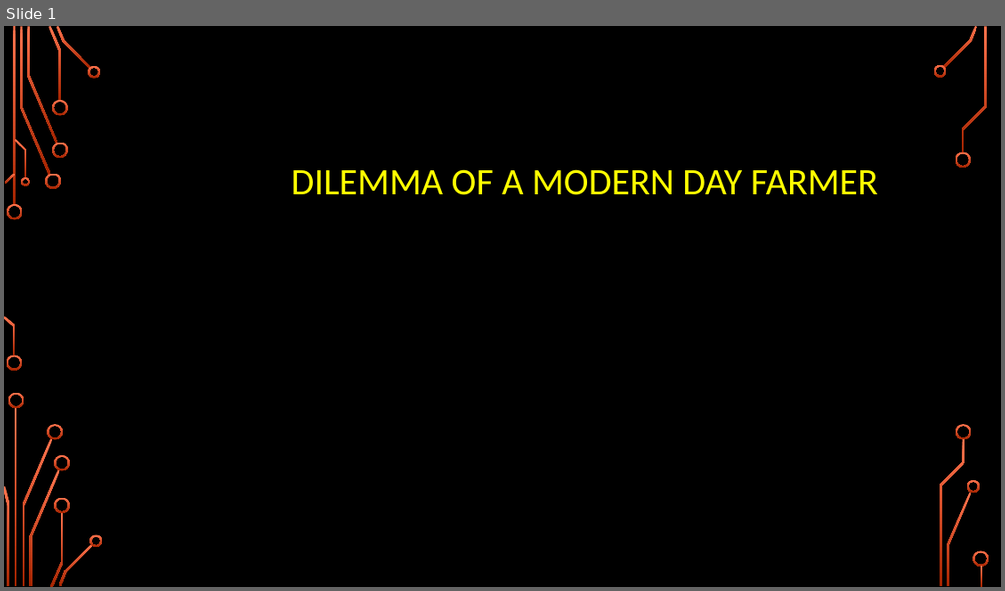
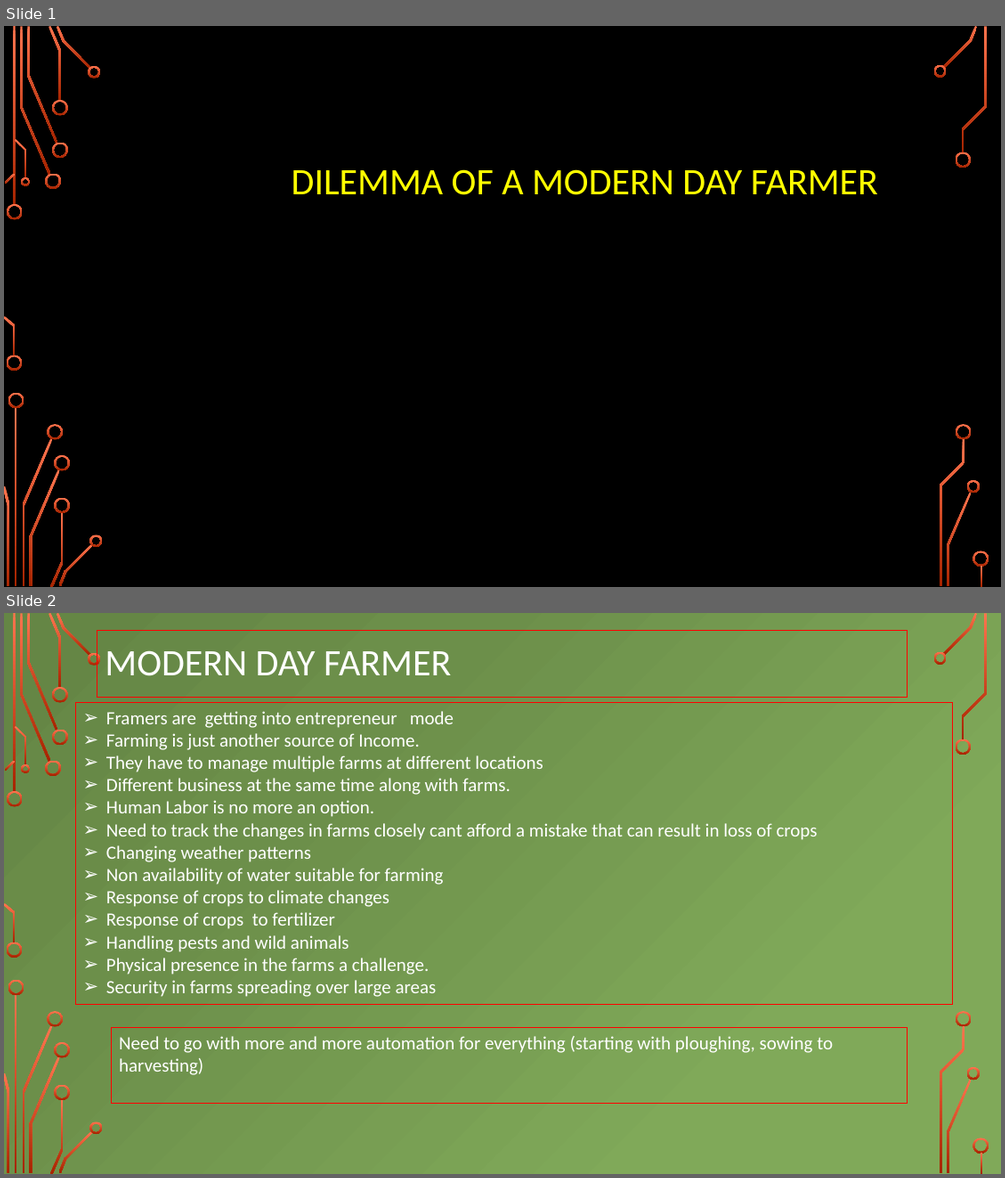
Before and after one commit to girishsukukumar/IoTWorkshop, a slide deck: Module-4.pptx. Shown one above the other, each under a label of ours: slide 1 before the commit, slides 1 and 2 after it. The pictures are 1005x591 and 1005x1178 pixels, drawn with LibreOffice and Linux fonts; fonts in the diff are those of the drawing; background and template pictures are left out. Boxes give left, top, right and bottom in pixels: in the first picture for what was removed or moved away, otherwise in the second. Text is boxed around its words. In the diff, an @@ line names an element or a change of style, - is before the commit and + after.

```diff
--- a/Module-4.pptx
+++ b/Module-4.pptx
@@ slide 2 added at (x1=4, y1=613, x2=1001, y2=1174), background picture (left out); not listed: 36 template elements that a slide beside it also shows @@
@@ title added at (x1=97, y1=631, x2=907, y2=698), outline #FF0000 0.75 pt, 36 pt, text #FFFFFF @@
+MODERN DAY FARMER
@@ rectangle added at (x1=76, y1=702, x2=952, y2=1004), outline #FF0000 0.75 pt, 18 pt, text #FFFFFF @@
+➢ Framers are getting into entrepreneur mode
+➢ Farming is just another source of Income.
+➢ They have to manage multiple farms at different locations
+➢ Different business at the same time along with farms.
+➢ Human Labor is no more an option.
+➢ Need to track the changes in farms closely cant afford a mistake that can result in loss of crops
+➢ Changing weather patterns
+➢ Non availability of water suitable for farming
+➢ Response of crops to climate changes
+➢ Response of crops to fertilizer
+➢ Handling pests and wild animals
+➢ Physical presence in the farms a challenge.
+➢ Security in farms spreading over large areas
@@ rectangle added at (x1=112, y1=1027, x2=907, y2=1103), outline #FF0000 0.75 pt, 18 pt, text #FFFFFF @@
+Need to go with more and more automation for everything (starting with ploughing, sowing to harvesting)
```
Also in this commit, not shown: 7 other slides added, 2 slides removed.
